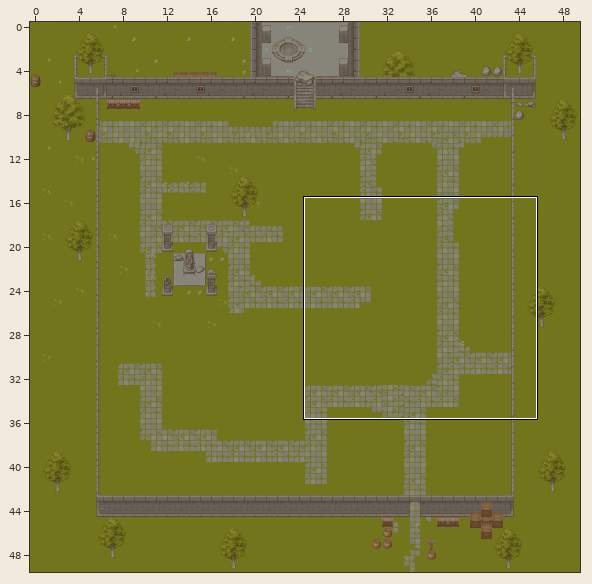
A Tiled map gets an edit: rsc/map.tmx. The picture above shows the old version from afar; the outline marks the close-up.
Close-up. As it was:
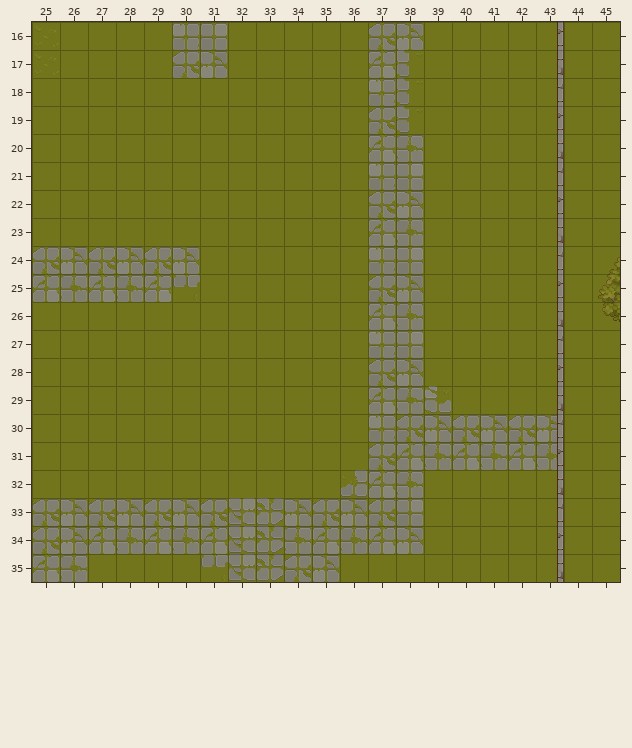
Cells are 32x32 px. Shown: x 25..45, y 16..35. The commit also changed other parts of the map, which this record leaves out.
Once edited:
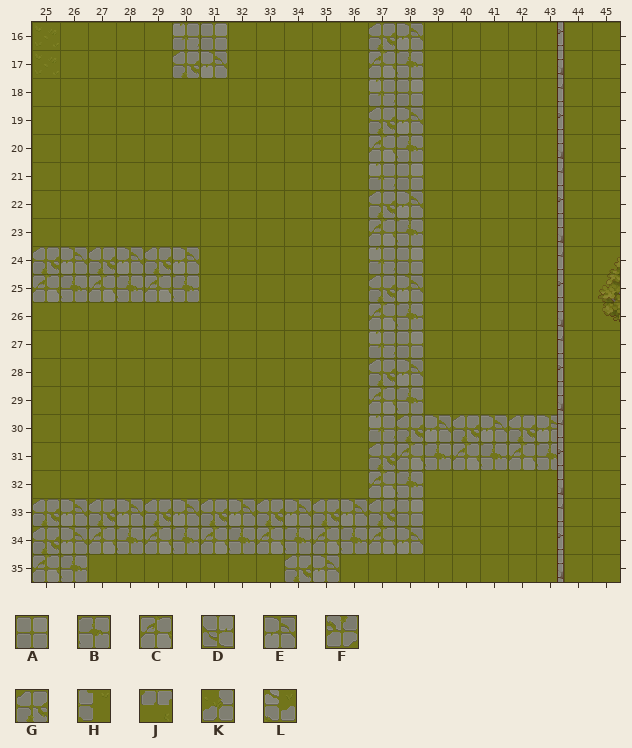
Key: from "TX Tileset Grass": A 32 turned 180, B 40 turned 180, C 41 turned 180, D 48, E 48 turned 180, F 49, G 49 turned 180, H 51, J 51 turned 90, K 60, L 61.
_ is an empty cell, # one hidden under a higher layer, . an unchanged one.
Change:
--- layer "ground"
@@ x 38..38 @@
-17 #
-18 #
-19 #
+17 B
+18 A
+19 E
@@ x 30..30 @@
-25 #
+25 B
@@ x 32..33 @@
-33 ##
-34 ##
+33 EG
+34 BC
--- layer "behind-the-wall"
@@ x 38..38 @@
-17 #
-18 #
-19 #
+17 _
+18 _
+19 _
@@ x 30..30 @@
-25 #
+25 _
@@ x 32..33 @@
-33 ##
-34 ##
+33 __
+34 __
--- layer "stairs-to-level-2"
@@ x 38..38 @@
-17 H
-18 H
-19 H
+17 _
+18 _
+19 _
@@ x 30..30 @@
-25 J
+25 _
@@ x 39..39 @@
-29 L
+29 _
@@ x 31..36 @@
-32 .....K
-33 .DF...
-34 .DF...
-35 JDF...
+32 ....._
+33 .__...
+34 .__...
+35 ___...
